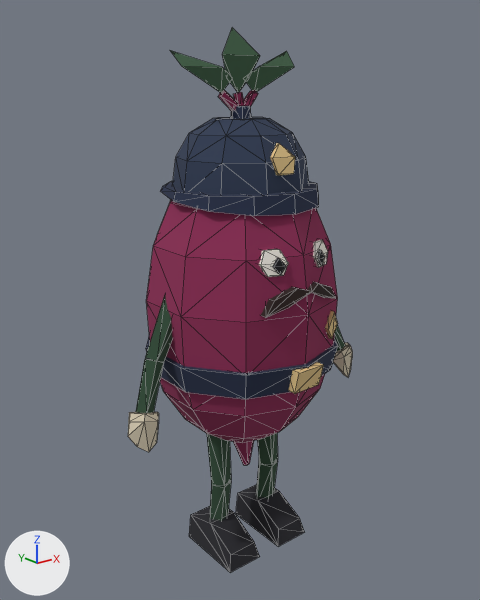
The glTF model frontend/public/models/characters/cop.glb, before and after one commit.
One viewpoint serves both versions: a camera (50 mm lens) standing at (-0.913, -1.137, 1.073) and looking at (-0.001, 0.003, 0.617). The lights are fixed; the arrows at lower left show +X, +Y and +Z. The first picture is the older version. Mesh edges are drawn as thin lines.

The older version as bpy lines, for what is in view:
```python
mat_beetroot = principled_material('beetroot')
mat_beetroot.base_color = (0.262, 0.0232, 0.0908)  # red #8c2a55
mat_beetroot.roughness = 1.0
me_cop_body = bpy.data.meshes.new('cop-body')
me_cop_body.from_pydata(...)  # 460 vertices, 792 faces; spans x -0.335..0.335, y -0.234..0.226, z 0.0..1.2
me_cop_body.materials.append(mat_beetroot)  # red #8c2a55
me_cop_body.materials.append(mat_eyes)  # white #f4efe6
me_cop_body.materials.append(mat_pupils)  # black #16161a
me_cop_body.materials.append(mat_moustache)  # black #2a1c1a
me_cop_body.materials.append(mat_belt)  # dark blue #26304a
me_cop_body.materials.append(mat_buckle)  # beige #e3c58a
me_cop_body.materials.append(mat_badge)  # beige #e3c58a
me_cop_body.materials.append(mat_helmet_trim)  # dark blue #26304a
me_cop_body.materials.append(mat_helmet)  # dark blue #2e3a52
me_cop_body.materials.append(mat_leaves)  # dark green #3e5e44
me_cop_body.materials.append(mat_stalks)  # dark green #2f4a36
me_cop_body.materials.append(mat_gloves)  # beige #d9cdb4
me_cop_body.materials.append(mat_boots)  # black #26262c
ob_cop_body = bpy.data.objects.new('cop-body', me_cop_body)
ob_cop_body.location = (0.0, 0.0, 0.0)
```
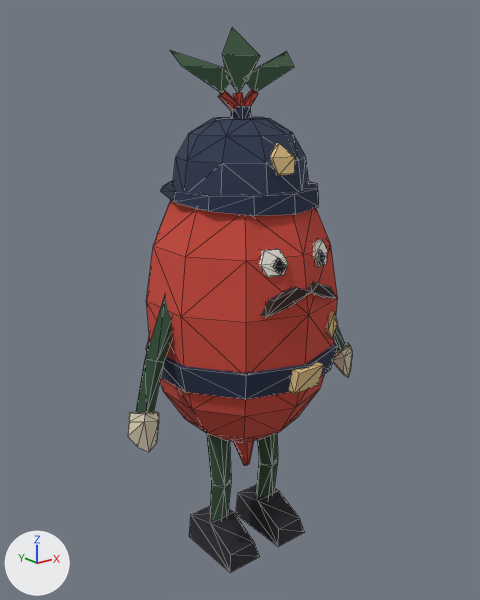
Location of each change, [x1, y1, x2, y2] in pixels of the pictures (480 x 600 px):
'cop-body', recoloured: [142, 87, 338, 465] in both

Edits to the bpy script that builds the scene:
```text
Change mat_beetroot:
    mat_beetroot.base_color: (0.262, 0.0232, 0.0908) -> (0.578, 0.0648, 0.0437)  # red #8c2a55 -> red #c8483b
```
